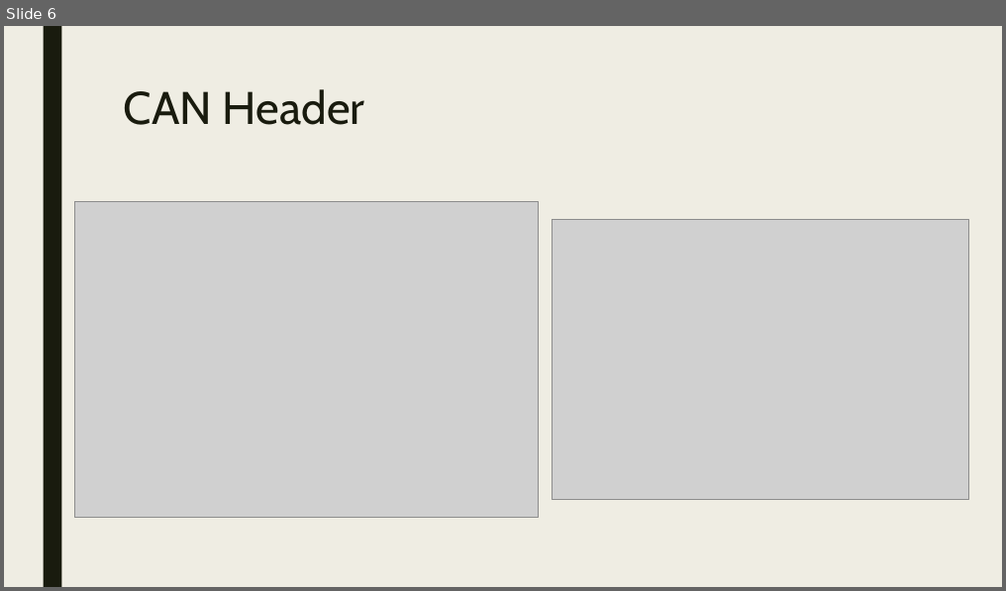
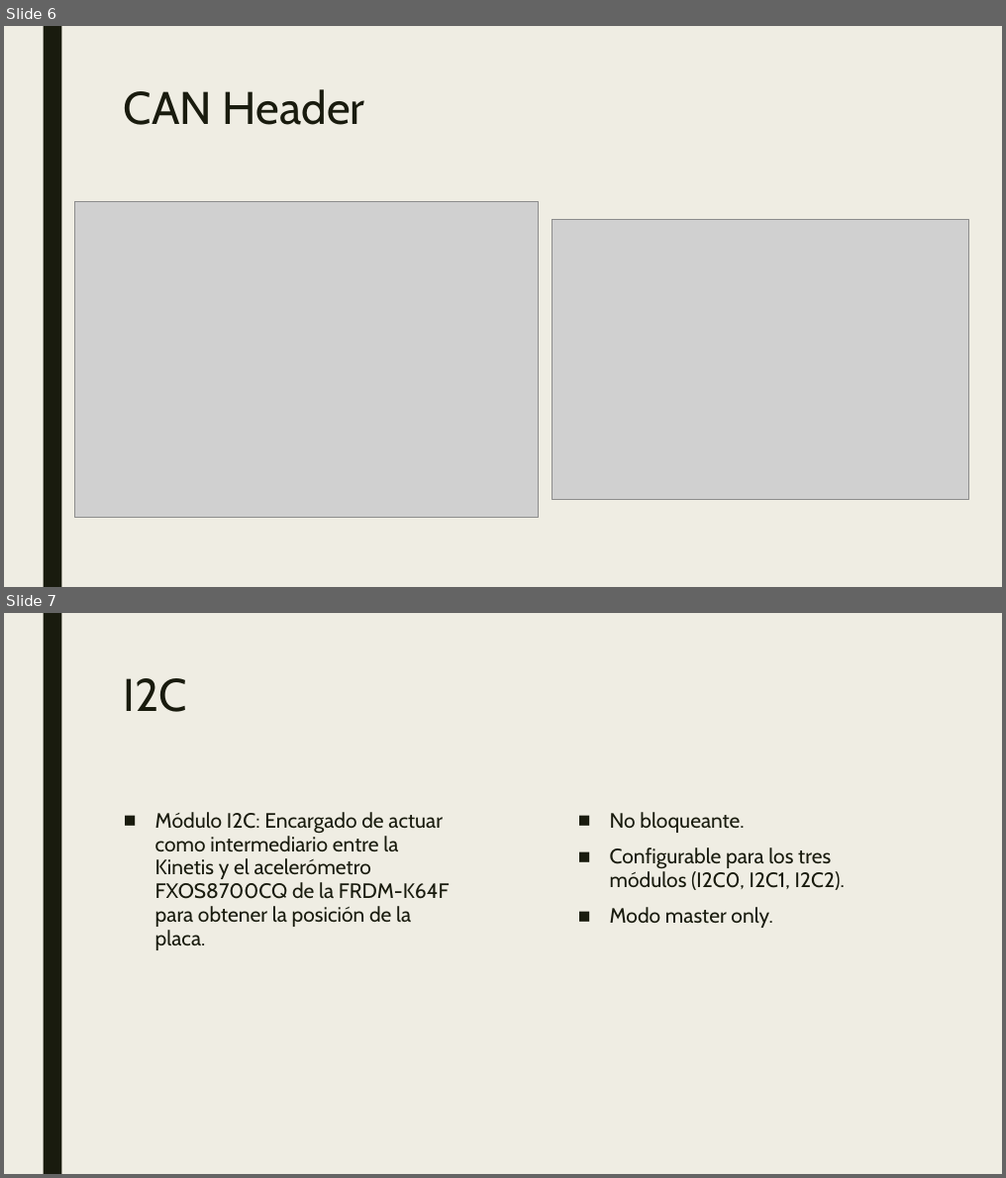
Before and after one commit to mlarroque/TP2-LABmicros, a slide deck: PPT/Comunicación serie.pptx. Shown one above the other, each under a label of ours: slide 6 before the commit, slides 6 and 7 after it. The pictures are 1006x591 and 1006x1178 pixels, drawn with LibreOffice and Linux fonts; fonts in the diff are those of the drawing; grey boxes stand for pictures. Boxes give left, top, right and bottom in pixels: in the first picture for what was removed or moved away, otherwise in the second. Text is boxed around its words. In the diff, an @@ line names an element or a change of style, - is before the commit and + after.

Commit message:
ppt i2c

```diff
--- a/PPT/Comunicación serie.pptx
+++ b/PPT/Comunicación serie.pptx
@@ slide 7 added at (x1=4, y1=613, x2=1002, y2=1174), background #EFEDE3; not listed: 1 template element that a slide beside it also shows @@
@@ title added at (x1=124, y1=678, x2=187, y2=712), 44 pt, text #191B0E @@
+I2C
@@ text added at (x1=155, y1=812, x2=450, y2=951), 20 pt, text #191B0E @@
+■ Módulo I2C: Encargado de actuar como intermediario entre la Kinetis y el acelerómetro FXOS8700CQ de la FRDM-K64F para obtener la posición de la placa.
@@ text added at (x1=610, y1=812, x2=845, y2=928), 20 pt, text #191B0E @@
+■ No bloqueante.
+■ Configurable para los tres módulos (I2C0, I2C1, I2C2).
+■ Modo master only.
```
Also in this commit, not shown: 1 other slide added, 1 other file.
